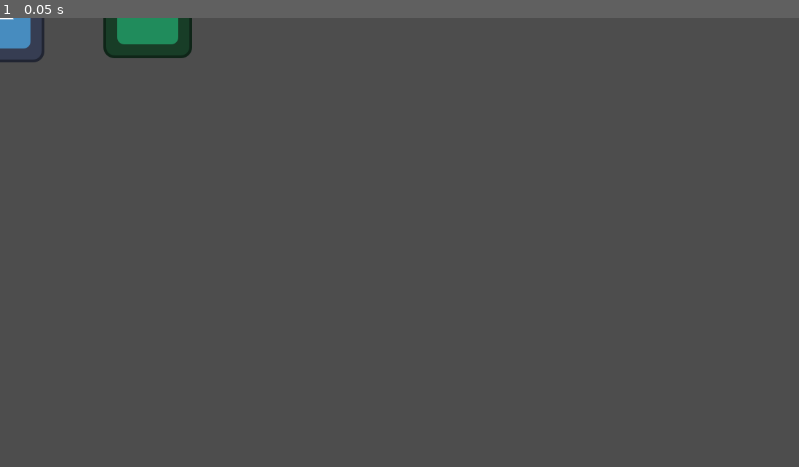
Above: before the commit, frame 1.
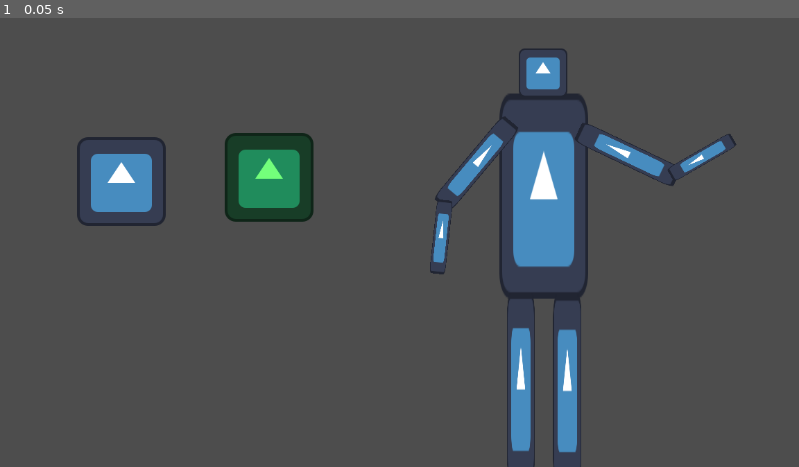
Above: after the commit, the same moment.

Repository: ledesmx/clear-code-godot
Game: Godot game, scene res://first_scene.tscn
Two runs of this game, one before a commit and one after it. Both use one fixed random seed, a clock stepped at 60 frames per second and the inputs below. Before the commit the project has no main scene; this scene is started directly in both runs. The engine's default icon, where the game draws it, is replaced by a stand-in: a white triangle on a blue panel in a dark square.
Inputs:
- Up to frame 1 (0.05 s): no input

The runs differ from the first frame. In frame 1, 11% of the frame differs, in the area x 0-93%, y 0-100%.

Commit message:
add stickfigure to first scene

Diff:
--- a/test-project/first_scene.tscn
+++ b/test-project/first_scene.tscn
@@ -1,13 +1,18 @@
 [gd_scene format=3 uid="uid://bpqq6ewqmc734"]
 
 [ext_resource type="Texture2D" uid="uid://cavi7rv2loxfh" path="res://icon.svg" id="1_ngiyr"]
+[ext_resource type="PackedScene" uid="uid://c0vp8nbxgn6gi" path="res://stickfigure_scene.tscn" id="2_y5rs1"]
 
 [node name="FirstScene" type="Node2D" unique_id=1210388903]
 
 [node name="Sprite2D" type="Sprite2D" parent="." unique_id=1720031329]
+position = Vector2(175, 236)
 texture = ExtResource("1_ngiyr")
 
 [node name="Sprite2D2" type="Sprite2D" parent="Sprite2D" unique_id=1112630347]
 modulate = Color(0.4509804, 1, 0.48235294, 1)
 position = Vector2(213, -6)
 texture = ExtResource("1_ngiyr")
+
+[node name="StickfigureScene" parent="." unique_id=133293463 instance=ExtResource("2_y5rs1")]
+position = Vector2(282, -101)
--- a/test-project/project.godot
+++ b/test-project/project.godot
@@ -11,6 +11,7 @@
 [application]
 
 config/name="test project"
+run/main_scene="uid://bpqq6ewqmc734"
 config/features=PackedStringArray("4.6", "Forward Plus")
 config/icon="res://icon.svg"
 
